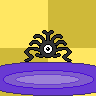
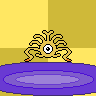
Revision of a layered 96×96 image; what changed, layer by layer:
added group "Shiny" with 2 layers above "Group" over [25, 31, 71, 61]
added layer "Body" in group "Shiny" over [25, 31, 71, 61]
added layer "Tip" in group "Shiny" over [25, 31, 71, 61]